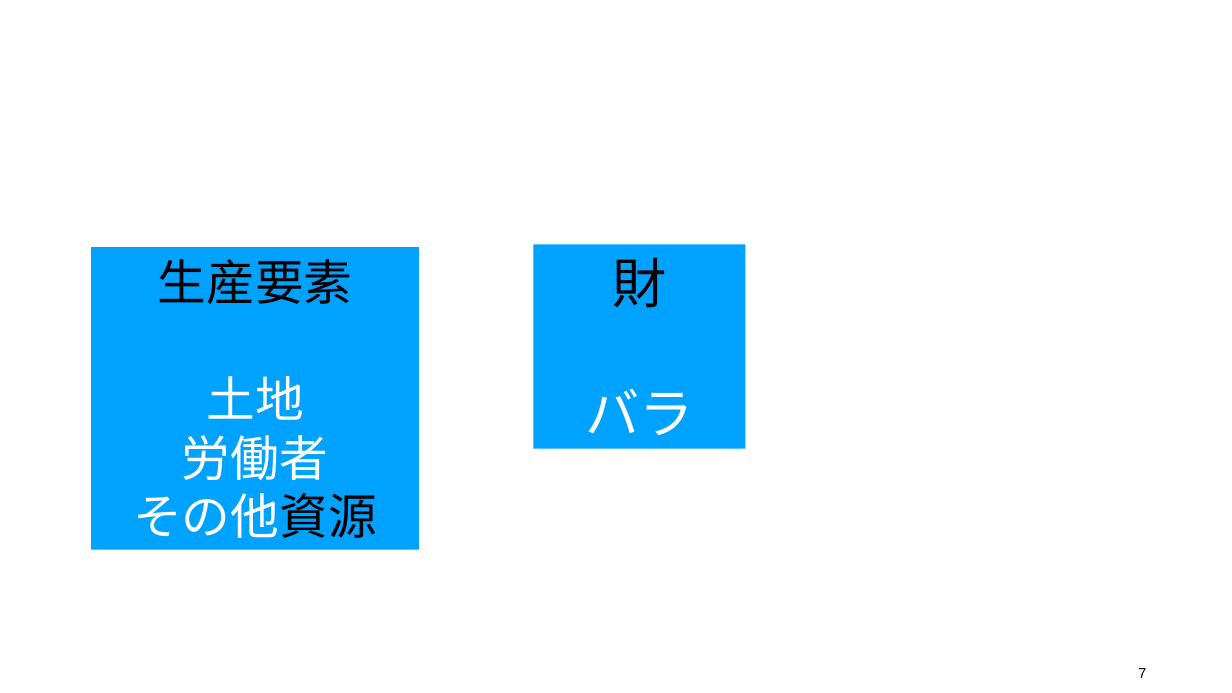
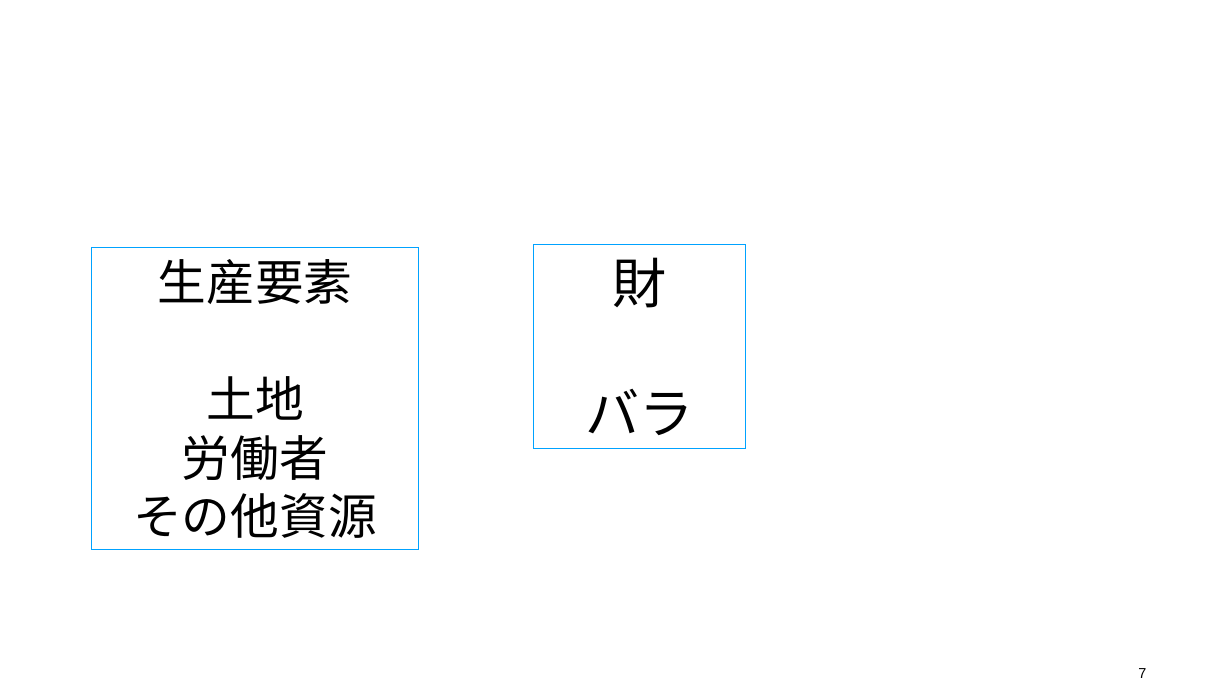
Before and after one commit to ayumu-tanaka/mof2025, a slide deck: slide 7 of slides/05生産要素が貿易を決めるv3.pptx. Drawn at 1232x693 pixels with LibreOffice and Linux fonts; fonts in the diff are those of the drawing. Boxes give left, top, right and bottom in pixels: in the first picture for what was removed or moved away, otherwise in the second. Text is boxed around its words. In the diff, an @@ line names an element or a change of style, - is before the commit and + after.

```diff
--- a/slides/05生産要素が貿易を決めるv3.pptx
+++ b/slides/05生産要素が貿易を決めるv3.pptx
@@ rectangle "生産要素" at (91,247,418,550): fill #00A2FF to #FFFFFF; outline none to #00A2FF 1 pt @@
@@ rectangle "財" at (533,244,745,448): fill #00A2FF to #FFFFFF; outline none to #00A2FF 1 pt @@
@@ text in rectangle at (133,376,377,538): text colour #FFFFFF to #000000 in "土地", "労働者", "その他資源" @@
@@ text in rectangle at (585,389,693,435): text colour #FFFFFF to #000000 in "バラ" @@
```
Also in this commit, not shown: 5 other files.
